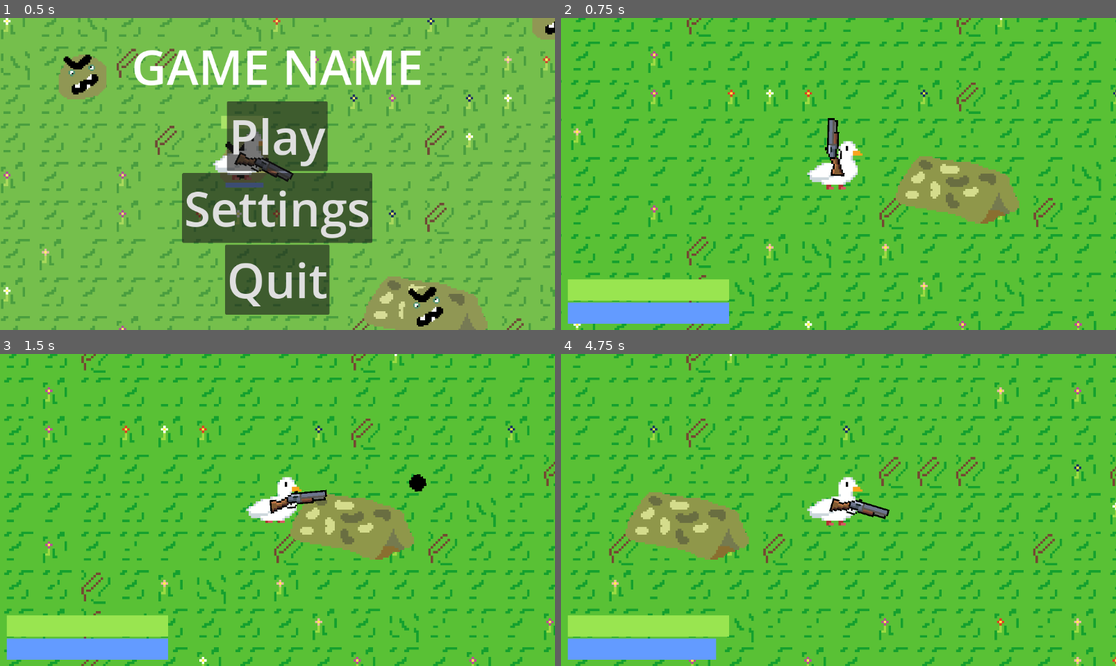
Above: before the commit, frames 1-4 (two rows, left to right).
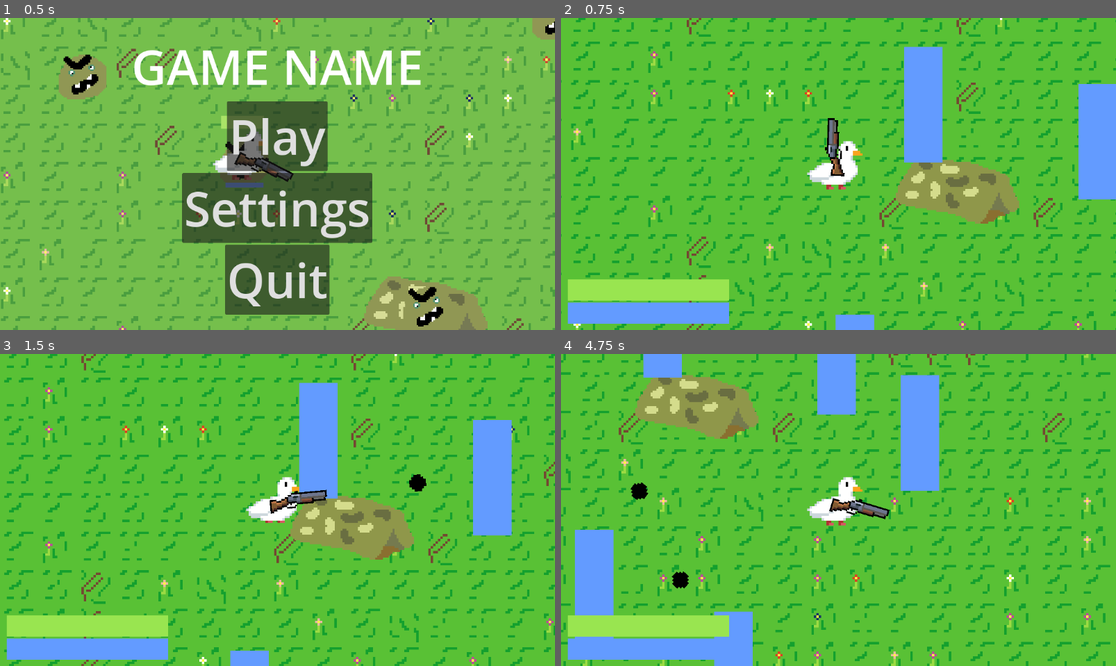
Above: after the commit, the same moments.

Repository: MathiasBenoni/Wave_based_game
Game: Godot game, scene res://scenes/startscreen.tscn
Same seed, same stepped clock (60 frames per second), same inputs: the game is played once before the commit and once after it.
Inputs (mouse positions are in pixels of both pictures, inside the frame that each line leads up to):
- Up to frame 1 (0.5 s): no input
- Up to frame 2 (0.75 s): click "Play" at 0.5 s
- Up to frame 3 (1.5 s): tap Enter (enter) at 1.25 s; move the mouse to (399, 494) at 1.27 s; press the mouse at (399, 494) at 1.28 s; hold D (move_right) from 1.28 s (still down)
- Up to frame 4 (4.75 s): tap Shift (sprint) at 1.55, 2.1, 3.8 s; move the mouse to (727, 525) at 2.02 s; release D (move_right) at 2.03 s; release the mouse at (727, 525) at 2.03 s; hold S (move_down) 2.03-2.78 s; tap F (shield, bound only after the commit) at 2.3, 2.85, 4.55 s; move the mouse to (894, 441) at 2.77 s; press the mouse at (894, 441) at 2.78 s; hold D (move_right) 2.78-3.53 s; move the mouse to (810, 572) at 3.52 s; release the mouse at (810, 572) at 3.53 s; hold W (move_up) 3.53-4.28 s; tap Enter (enter) at 3.6 s; move the mouse to (1005, 556) at 4.27 s; hold A (move_left) from 4.28 s (still down); right-click (1005, 556) at 4.35 s

Frame 1 is identical in both runs. In frame 2, 5.4% of the frame differs, in the area x 49-100%, y 9-100%; in frame 3, 5.4%; in frame 4, 31%, in the area x 0-100%, y 0-100%.

Commit message:
All upgrades now work, and I added some basic towers, shooting some bullets every 5 seconds

Diff:
--- a/project.godot
+++ b/project.godot
@@ -81,6 +81,11 @@
 "events": [Object(InputEventKey,"resource_local_to_scene":false,"resource_name":"","device":-1,"window_id":0,"alt_press …(191 unchanged characters)…
 ]
 }
+shield={
+"deadzone": 0.2,
+"events": [Object(InputEventKey,"resource_local_to_scene":false,"resource_name":"","device":-1,"window_id":0,"alt_pressed":false,"shift_pressed":false,"ctrl_pressed":false,"meta_pressed":false,"pressed":false,"keycode":0,"physical_keycode":70,"key_label":0,"unicode":102,"location":0,"echo":false,"script":null)
+]
+}
 
 [rendering]
 
--- a/scenes/main.tscn
+++ b/scenes/main.tscn
@@ -140,7 +140,6 @@
 
 [node name="player" parent="." instance=ExtResource("1_misob")]
 position = Vector2(442, 260)
-dash_speed = 150.0
 
 [node name="esc_menu" type="CanvasLayer" parent="player"]
 visible = false
@@ -371,6 +370,23 @@
 theme_override_font_sizes/font_size = 50
 metadata/_edit_use_anchors_ = true
 
+[node name="HBoxContainer" type="HBoxContainer" parent="player/shop"]
+anchors_preset = 3
+anchor_left = 1.0
+anchor_top = 1.0
+anchor_right = 1.0
+anchor_bottom = 1.0
+offset_left = -270.0
+offset_top = -182.0
+grow_horizontal = 0
+grow_vertical = 0
+
+[node name="skip" type="Button" parent="player/shop/HBoxContainer"]
+layout_mode = 2
+size_flags_horizontal = 3
+theme_override_font_sizes/font_size = 100
+text = "Skip"
+
 [node name="post_wave" type="CanvasLayer" parent="player"]
 visible = false
 
@@ -450,5 +466,6 @@
 
 [connection signal="pressed" from="player/esc_menu/VBoxContainer/HBoxContainer2/Continue" to="." method="_on_continue_pressed"]
 [connection signal="pressed" from="player/esc_menu/VBoxContainer/HBoxContainer4/quit" to="." method="_on_quit_pressed"]
+[connection signal="pressed" from="player/shop/HBoxContainer/skip" to="." method="_on_button_pressed"]
 [connection signal="pressed" from="player/gameover/VBoxContainer/game_over_restart" to="." method="_on_game_over_restart_pressed"]
 [connection signal="pressed" from="player/gameover/VBoxContainer/game_over_quit" to="." method="_on_game_over_quit_pressed"]
--- /dev/null
+++ b/scenes/tower.tscn
@@ -0,0 +1,24 @@
+[gd_scene load_steps=4 format=3 uid="uid://5xafmbc00iqv"]
+
+[ext_resource type="Texture2D" uid="uid://cxxav8huwpjb5" path="res://assets/sprites/character/placeholder.png" id="1_2x682"]
+[ext_resource type="Script" uid="uid://d1bh32wsu0wla" path="res://scripts/tower.gd" id="1_ay4al"]
+
+[sub_resource type="RectangleShape2D" id="RectangleShape2D_2x682"]
+size = Vector2(20, 51)
+
+[node name="tower" type="StaticBody2D"]
+script = ExtResource("1_ay4al")
+
+[node name="Sprite2D" type="Sprite2D" parent="."]
+position = Vector2(0, 16)
+scale = Vector2(1, 3)
+texture = ExtResource("1_2x682")
+
+[node name="CollisionShape2D" type="CollisionShape2D" parent="."]
+position = Vector2(0, 15.5)
+shape = SubResource("RectangleShape2D_2x682")
+
+[node name="cooldown" type="Timer" parent="."]
+one_shot = true
+
+[connection signal="timeout" from="cooldown" to="." method="_on_cooldown_timeout"]
--- a/scripts/bullet.gd
+++ b/scripts/bullet.gd
@@ -2,7 +2,10 @@
 
 @export var SPEED : int = 300
 var speed_mult = 1
+
+
 @export var damage := 10
+
 
 func bullet():
 	pass
--- a/scripts/enemy.gd
+++ b/scripts/enemy.gd
@@ -8,12 +8,15 @@
 var max_health := 100.0
 var health = max_health
 
+var damage_multiplier := 1.0
+
 @onready var navigation_agent: NavigationAgent2D = $NavigationAgent2D
 
 func enemy():
 	pass
 
 func _ready() -> void:
+	add_to_group("enemies")
 	SPEED = randi_range(30, 100)
 	target = randi_range(0, 2)
 
--- a/scripts/gun.gd
+++ b/scripts/gun.gd
@@ -4,7 +4,7 @@
 
 @export var firerate := 0.5
 
-
+var damage_multiplier := 1.0
 
 var is_hot = false
 
@@ -42,6 +42,7 @@
 	var bullet = bullet_scene.instantiate()
 	bullet.global_position = $barrel.global_position
 	bullet.rotation = rotation
+	bullet.damage *= damage_multiplier
 	$bullets.add_child(bullet)
 
 
--- a/scripts/main.gd
+++ b/scripts/main.gd
@@ -12,6 +12,8 @@
 var button_minimum_size = Vector2(200, 10)
 
 
+var towers := 5
+
 @export var damage := 10.0
 
 
@@ -49,14 +51,14 @@
 		"effect": "damage_boost",
 		"icon": preload("res://assets/sprites/gun/placeholder.png")
 	},
-	{
-		"id": 5,
-		"name": "Shield",
-		"description": "Shield for + 2 hitpoints for the base",
-		"cost": 6,
-		"effect": "shield",
-		"icon": preload("res://assets/sprites/gun/placeholder.png")
-	},
+	#{
+		#"id": 5,
+		#"name": "Shield",
+		#"description": "Shield for + 2 hitpoints for the base",
+		#"cost": 6,
+		#"effect": "shield",
+		#"icon": preload("res://assets/sprites/gun/placeholder.png")
+	#},
 	{
 		"id": 6,
 		"name": "Defenders",
@@ -265,10 +267,10 @@
 
 		"damage_boost":
 
-			get_player().damage_multiplier += 0.3
-		"shield":
-
-			get_player().activate_shield(5.0)  # 5 seconds
+			$player/gun.damage_multiplier += 0.3
+		#"shield":
+			#
+			#get_player().activate_shield(5.0)  # 5 seconds
 
 		"Dash":
 			get_player().can_dash = true
@@ -277,6 +279,10 @@
 		"dash_speed":
 			get_player().dash_speed *= 1.2
 			print("Dash speed: " + str(get_player().dash_speed))
+
+		"towers":
+			towers += 1
+			print("towers")
 
 		"skip":
 			print("Shop skipped")
@@ -312,8 +318,15 @@
 	$player/shop.hide()
 	nextWave()
 
+var tower_previous = 0
 
 func nextWave():
+
+	if towers != tower_previous:
+		tower_previous = towers
+		spawn_towers(towers)
+
+
 	print("Wave " + str(numberOfWaves))
 	$player/post_wave.visible = false
 	$player/esc_menu.hide()
@@ -443,3 +456,51 @@
 func _on_game_over_quit_pressed() -> void:
 	print("QUIT")
 	get_tree().quit()
+
+
+func _on_button_pressed() -> void:
+	print("Skip")
+	apply_upgrade_effect("skip")
+	nextWave()
+
+
+func spawn_towers(number_of_towers):
+	var tower_scene = preload("res://scenes/tower.tscn")
+	var min_distance = 50.0
+	var max_distance = 100.0
+	var min_tower_spacing = 30.0
+	var max_attempts = 100
+
+	var tower_positions = []
+
+	for n in number_of_towers:
+		var tower_instantiated = tower_scene.instantiate()
+		var valid_position = false
+		var attempts = 0
+		var new_position = Vector2.ZERO
+
+
+		while not valid_position and attempts < max_attempts:
+
+			var angle = randf() * TAU
+			var distance = randf_range(min_distance, max_distance)
+
+
+			var offset = Vector2(cos(angle), sin(angle)) * distance
+			new_position = $base.position + offset
+
+			valid_position = true
+			for existing_pos in tower_positions:
+				if new_position.distance_to(existing_pos) < min_tower_spacing:
+					valid_position = false
+					break
+
+			attempts += 1
+
+		if valid_position:
+			tower_instantiated.position = new_position
+			tower_positions.append(new_position)
+			add_child(tower_instantiated)
+		else:
+			print("Warning: Could not find valid position for tower after ", max_attempts, " attempts")
+			tower_instantiated.queue_free()
--- a/scripts/player.gd
+++ b/scripts/player.gd
@@ -1,27 +1,23 @@
 extends CharacterBody2D
+
+var current_health := 100.0
+
+var number_of_coins := 0
+var move_speed = 0
+
+
+# Upgrades
 @export var sprint := 100.0
 @export var max_sprint := 100.0
 @export var max_health := 100
-var current_health := 100.0
+var speed_multiplier := 1.0
+var sprint_drain_rate = 40.0
+var can_sprint = true
 var normal_speed = 100
 var boost_speed = 150
-var number_of_coins := 0
-var move_speed = 0
-var speed_multiplier := 1.0
-
-var have_died = false
-
-# Invincibility system
-var is_invincible = false
-var invincibility_duration = 0.8
-
-# Sprint system variables
-var sprint_drain_rate = 40.0
-var can_sprint = true
-
-# Movement variables
-var acceleration = 2000.0
-var friction = 1000.0
+
+var sprint_multiplier := 1.0
+
 
 # Dash system variables
 @export var dash_speed := 150.0
@@ -32,7 +28,23 @@
 var is_dashing = false
 var dash_direction = Vector2.ZERO
 var can_dash = false
-var damage_multiplier := 1.0
+
+
+var have_died = false
+
+# Invincibility system
+var is_invincible = false
+var invincibility_duration = 0.8
+
+# Sprint system variables
+
+
+# Movement variables
+var acceleration = 2000.0
+var friction = 1000.0
+
+
+
 
 var temp_enemy_damage_mult
 
@@ -138,7 +150,7 @@
 	if is_trying_to_sprint and can_actually_sprint:
 		sprint -= sprint_drain_rate * delta
 		sprint = max(sprint, 0)
-		move_speed = boost_speed
+		move_speed = boost_speed * sprint_multiplier
 
 		if sprint <= 0:
 			can_sprint = false
--- /dev/null
+++ b/scripts/tower.gd
@@ -0,0 +1,41 @@
+extends StaticBody2D
+var timer_start := true
+
+func _ready() -> void:
+	add_to_group("towers")
+
+func _process(delta: float) -> void:
+	delta = delta
+	if timer_start == true:
+		$cooldown.start()
+		timer_start = false
+
+func get_all_enemies():
+	var enemies = []
+	var enemies_node = get_node("../enemies")
+
+	if enemies_node:
+		for child in enemies_node.get_children():
+
+			if child is CharacterBody2D:
+				enemies.append(child)
+
+	return enemies
+
+func _on_cooldown_timeout() -> void:
+	var enemies = get_all_enemies()
+
+	if enemies.size() > 0:
+		var random_enemy = enemies[randi() % enemies.size()]
+		var direction = (random_enemy.global_position - global_position).normalized()
+
+		var bullet_scene = preload("res://scenes/main_character/bullet.tscn")
+		var bullet = bullet_scene.instantiate()
+		bullet.global_position = global_position
+		bullet.rotation = direction.angle()
+
+		get_parent().add_child(bullet)
+
+		print("Shoot")
+
+	timer_start = true
Not shown, added: scripts/tower.gd.uid
